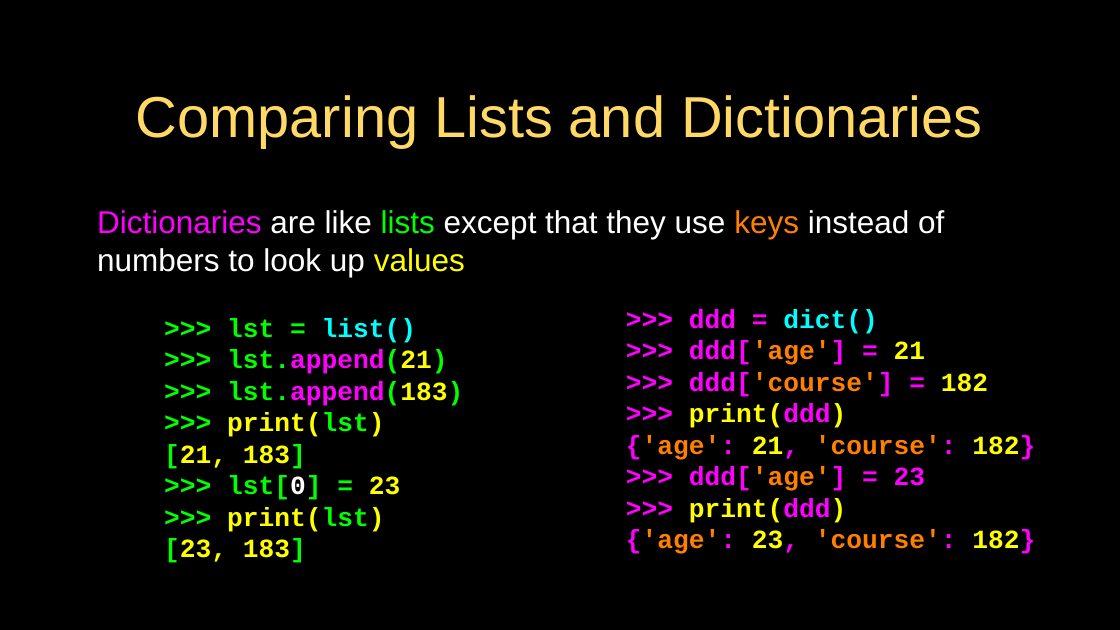
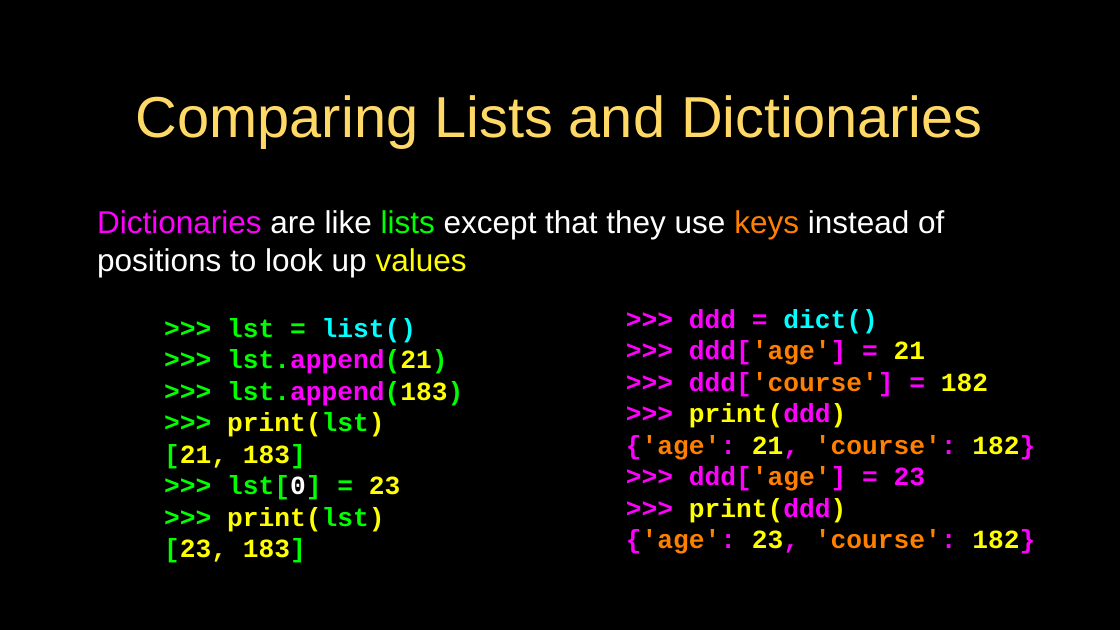
Before and after one commit to csev/py4e, a slide deck: slide 10 of lectures3/Pythonlearn-09-Dictionaries.pptx (slide 9 before the commit). Drawn at 1120x630 pixels with LibreOffice and Linux fonts; fonts in the diff are those of the drawing. Boxes give left, top, right and bottom in pixels: in the first picture for what was removed or moved away, otherwise in the second. Text is boxed around its words. In the diff, an @@ line names an element or a change of style, - is before the commit and + after.

```diff
--- a/lectures3/Pythonlearn-09-Dictionaries.pptx
+++ b/lectures3/Pythonlearn-09-Dictionaries.pptx
@@ text at (x1=97, y1=210, x2=944, y2=277): text changed @@
-Dictionaries are like lists except that they use keys instead of numbers to look up values
+Dictionaries are like lists except that they use keys instead of positions to look up values
```
Also in this commit, not shown: 3 other slides changed, 1 slide added, 2 slides removed, 2 other files.
